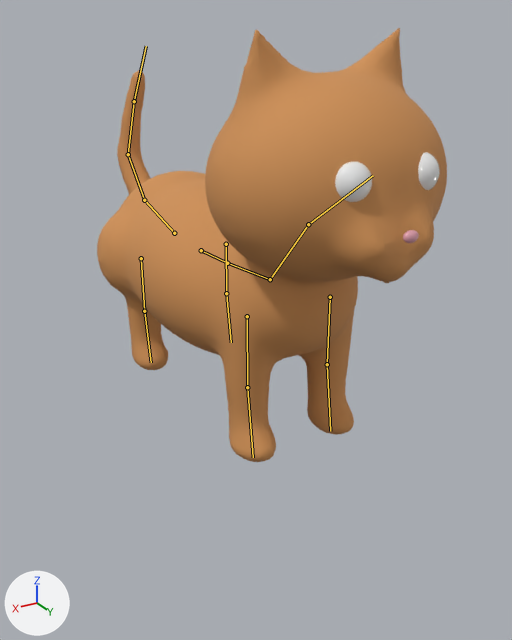
An edit to the glTF model assets/loaf/cat.pack.glb, drawn before and after from the same camera.
Rendered twice from a 50 mm camera at (2.22, 3.98, 2.57) aimed at (0.0, 0.28, 0.72). Arrows for +X, +Y and +Z are at lower left; the lights stay in place. The picture after the commit comes second. The bones that change, and the others that lie on the model, are drawn over the model as lines.

In view in the first picture: 'CatBody', 'EyeL', 'EyeR', 'Nose'.
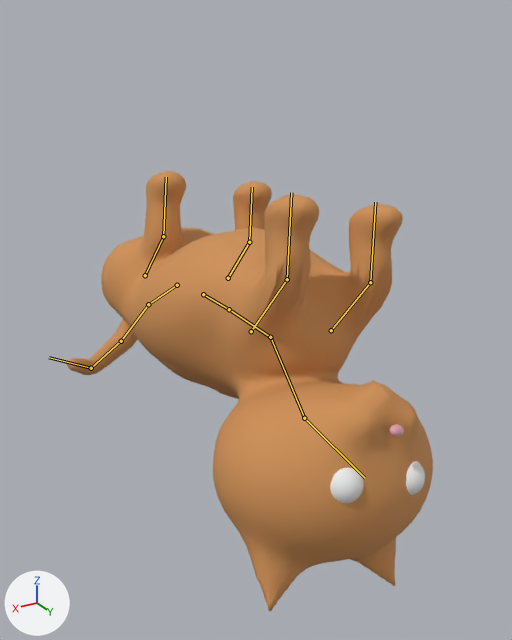
The newer file adds an action. The first version stands in its rest pose; the second is drawn at frame 24 of the action 'BellyUp'.

Where the change shows, as pixel boxes [x1, y1, x2, y2] in the pictures (512 x 640 px):
'CatBody', posed: before [97, 28, 447, 462]; after [66, 171, 433, 611]
'EyeR', posed: before [335, 162, 372, 202]; after [406, 461, 425, 495]
'EyeL', posed: before [418, 152, 440, 190]; after [330, 468, 364, 503]
'Nose', posed: before [403, 230, 419, 243]; after [389, 424, 404, 437]
bone 'root', root to tip: before (201, 250) to (227, 263); after (203, 294) to (229, 309)
bone 'neck', root to tip: before (270, 279) to (308, 224); after (270, 337) to (304, 418)
bone 'head', root to tip: before (308, 224) to (373, 175); after (304, 418) to (365, 478)
bone 'legFL_up', root to tip: before (330, 297) to (327, 364); after (251, 331) to (287, 279)
bone 'legFL_lo', root to tip: before (327, 364) to (330, 431); after (287, 279) to (291, 192)
bone 'legFR_up', root to tip: before (247, 316) to (247, 387); after (331, 330) to (370, 282)
bone 'legFR_lo', root to tip: before (247, 387) to (253, 457); after (370, 282) to (375, 202)
bone 'tail1', root to tip: before (174, 233) to (144, 200); after (177, 285) to (148, 304)
bone 'tail2', root to tip: before (144, 200) to (128, 154); after (148, 304) to (121, 341)
bone 'tail3', root to tip: before (128, 154) to (134, 101); after (121, 341) to (91, 368)
bone 'tail4', root to tip: before (134, 101) to (146, 46); after (91, 368) to (49, 357)
bone 'legBL_up', root to tip: before (226, 244) to (226, 293); after (145, 275) to (163, 236)
bone 'legBL_lo', root to tip: before (226, 293) to (231, 342); after (163, 236) to (166, 177)
bone 'legBR_up', root to tip: before (141, 258) to (144, 311); after (228, 278) to (249, 242)
bone 'legBR_lo', root to tip: before (144, 311) to (151, 362); after (249, 242) to (252, 187)

What the commit changed:
Bone 'root' (bone_root) moves from (0.0, 0.0, 0.0) to (0.0, 0.0, -0.34).
Bone 'root' (bone_root) turns from (0, 0, 0) to (0, 168, 0) degrees about its own x, y and z.
Bone 'neck' (bone_neck) turns from (0, 0, 0) to (-10, 0, 0) degrees about its own x, y and z.
Bone 'head' (bone_head) turns from (0, 0, 0) to (-16, 0, 3) degrees about its own x, y and z.
Bone 'legFL_up' (bone_legfl_up) turns from (0, 0, 0) to (38, 0, 0) degrees about its own x, y and z.
Bone 'legFL_lo' (bone_legfl_lo) turns from (0, 0, 0) to (-55, 0, 0) degrees about its own x, y and z.
Bone 'legFR_up' (bone_legfr_up) turns from (0, 0, 0) to (38, 0, 0) degrees about its own x, y and z.
Bone 'legFR_lo' (bone_legfr_lo) turns from (0, 0, 0) to (-55, 0, 0) degrees about its own x, y and z.
Bone 'tail1' (bone_tail1) turns from (0, 0, 0) to (0, 0, 17) degrees about its own x, y and z.
Bone 'tail2' (bone_tail2) turns from (0, 0, 0) to (0, 0, 24) degrees about its own x, y and z.
Bone 'tail3' (bone_tail3) turns from (0, 0, 0) to (0, 0, 31) degrees about its own x, y and z.
Bone 'tail4' (bone_tail4) turns from (0, 0, 0) to (0, 0, 38) degrees about its own x, y and z.
Bone 'legBL_up' (bone_legbl_up) turns from (0, 0, 0) to (38, 0, 0) degrees about its own x, y and z.
Bone 'legBL_lo' (bone_legbl_lo) turns from (0, 0, 0) to (-55, 0, 0) degrees about its own x, y and z.
Bone 'legBR_up' (bone_legbr_up) turns from (0, 0, 0) to (38, 0, 0) degrees about its own x, y and z.
Bone 'legBR_lo' (bone_legbr_lo) turns from (0, 0, 0) to (-55, 0, 0) degrees about its own x, y and z.
